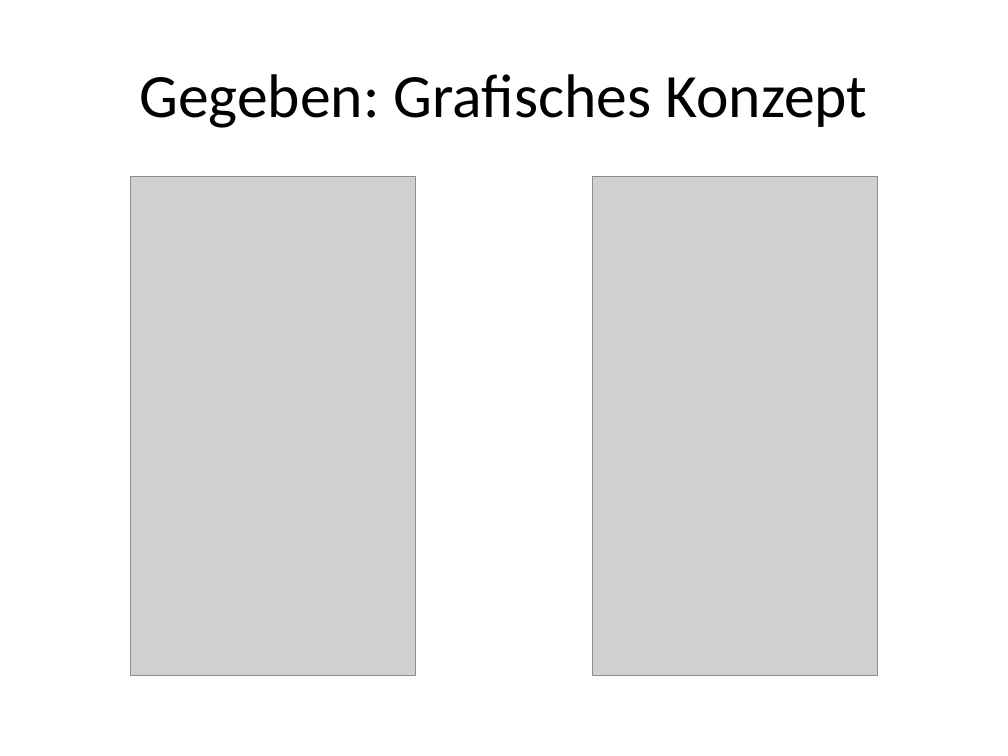
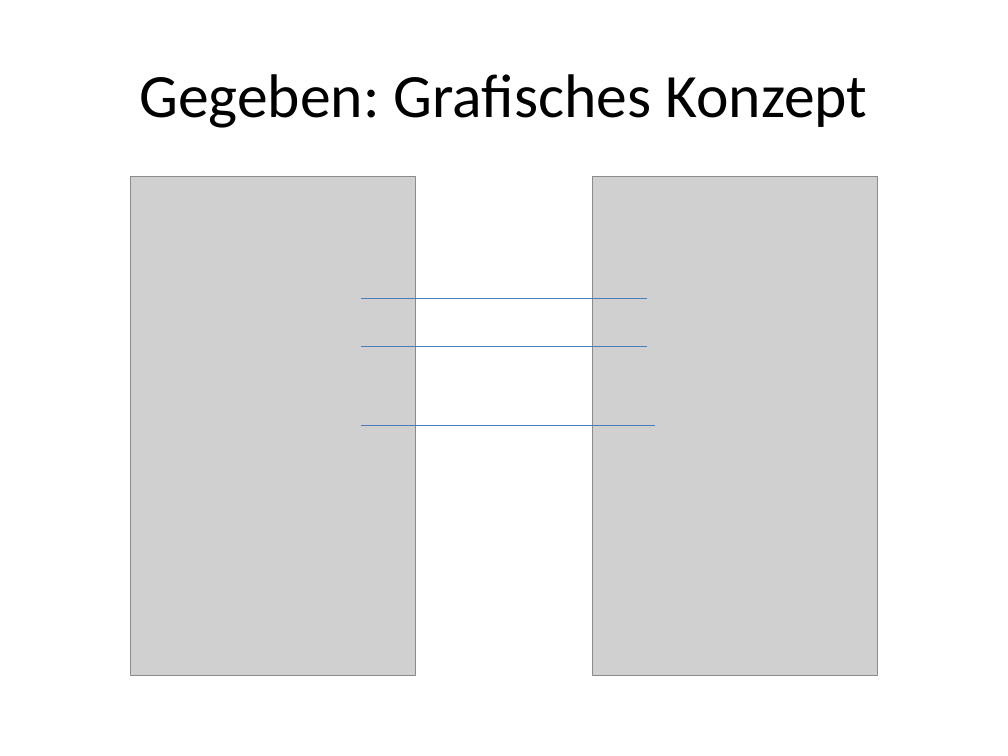
Before and after one commit to janhelmle/weiterbildung_fachinformatiker_ihk_projektantrag, a slide deck: slide 5 of praesentation/Projektpräsentation.pptx. Drawn at 1008x756 pixels with LibreOffice and Linux fonts; fonts in the diff are those of the drawing; grey boxes stand for pictures. Boxes give left, top, right and bottom in pixels: in the first picture for what was removed or moved away, otherwise in the second. Text is boxed around its words. In the diff, an @@ line names an element or a change of style, - is before the commit and + after.

Commit message:
Progress

```diff
--- a/praesentation/Projektpräsentation.pptx
+++ b/praesentation/Projektpräsentation.pptx
@@ line added from (361, 298) to (647, 298), #4B7EBC 0.75 pt @@
@@ line added from (361, 347) to (647, 347), #4B7EBC 0.75 pt @@
@@ line added from (361, 425) to (655, 425), #4B7EBC 0.75 pt @@
```
